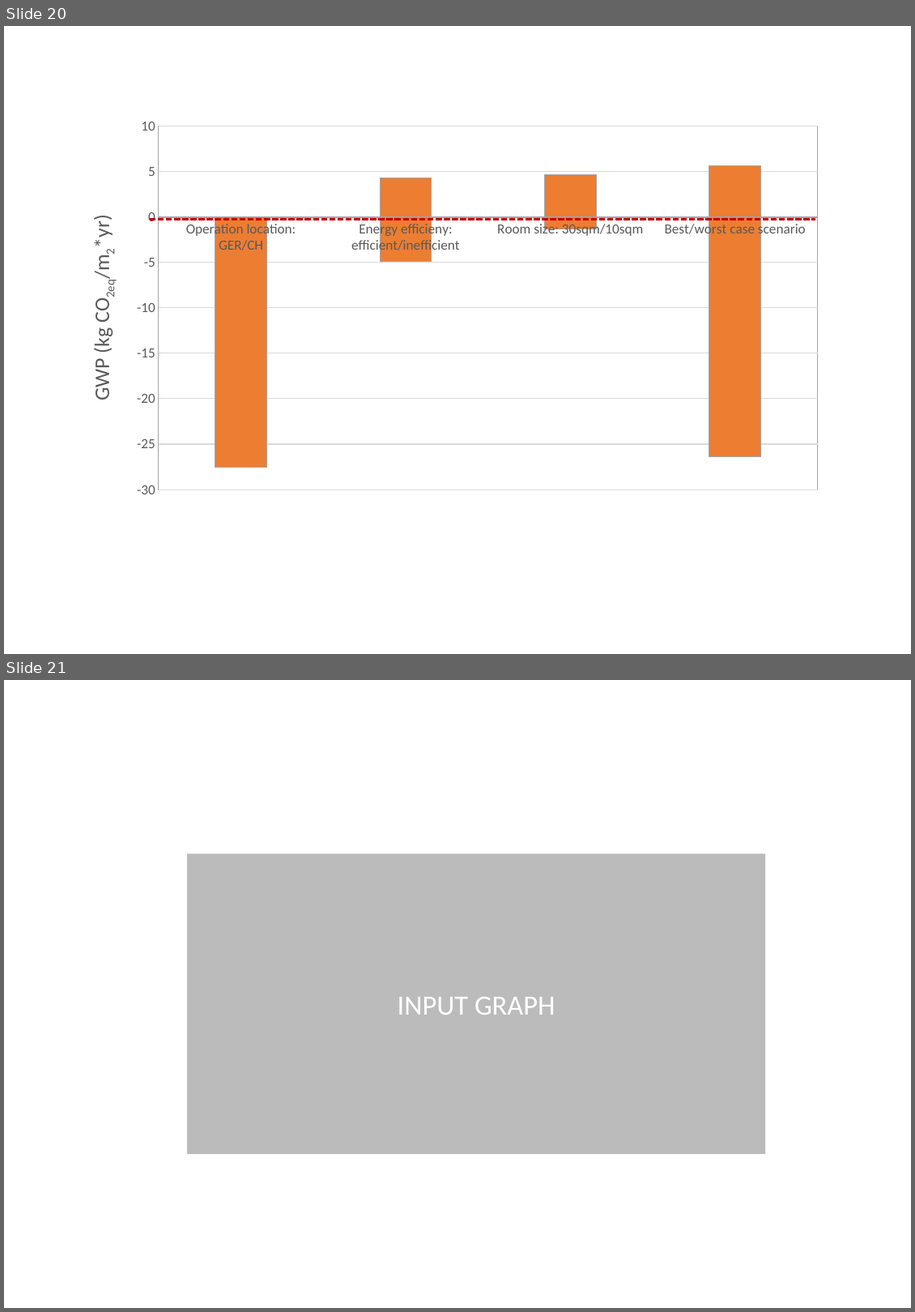
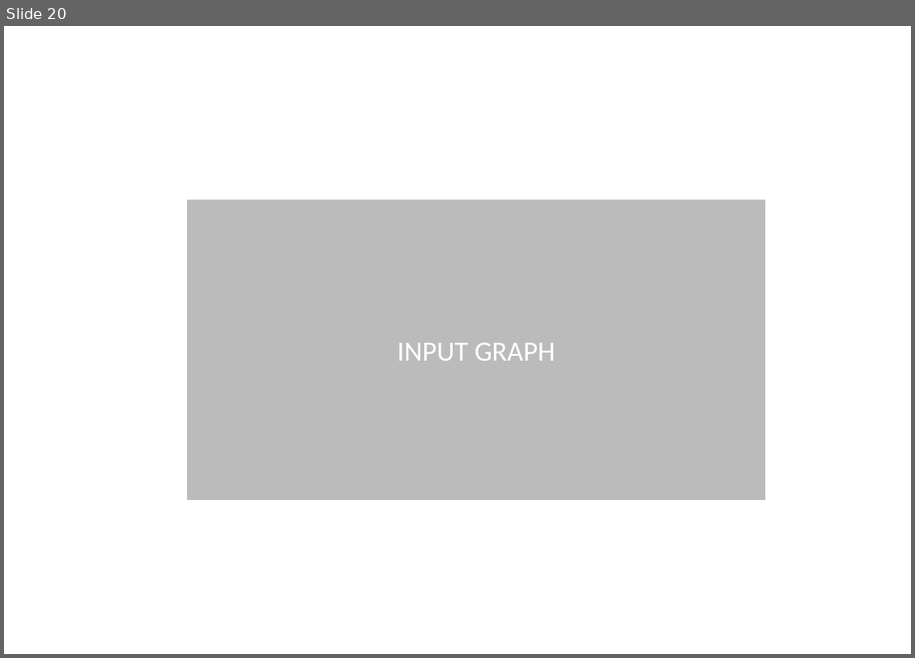
Before and after one commit to architecture-building-systems/LCA_Paper, a slide deck: elsarticle/Images/Thesis charts.pptx. Shown one above the other, each under a label of ours: slides 20 and 21 before the commit, slide 20 after it. The pictures are 915x1312 and 915x658 pixels, drawn with LibreOffice and Linux fonts; fonts in the diff are those of the drawing. Boxes give left, top, right and bottom in pixels: in the first picture for what was removed or moved away, otherwise in the second. Text is boxed around its words. In the diff, an @@ line names an element or a change of style, - is before the commit and + after.

```diff
--- a/elsarticle/Images/Thesis charts.pptx
+++ b/elsarticle/Images/Thesis charts.pptx
@@ slide 20 removed at (4,26,911,654), background #FFFFFF @@
@@ column stacked chart removed at (70,110,833,506) @@
-categories: Operation location: GER/CH, Energy efficieny: efficient/inefficient, Room size: 30sqm/10sqm, Best/worst case scenario
-Series 1: -28, -5, -1, -26
-Series 2: 0, 4, 5, 6
@@ line removed from (150, 220) to (816, 220) @@
@@ what was slide 21 is now slide 20 @@
```
Also in this commit, not shown: 1 slide changed, 2 other files.
